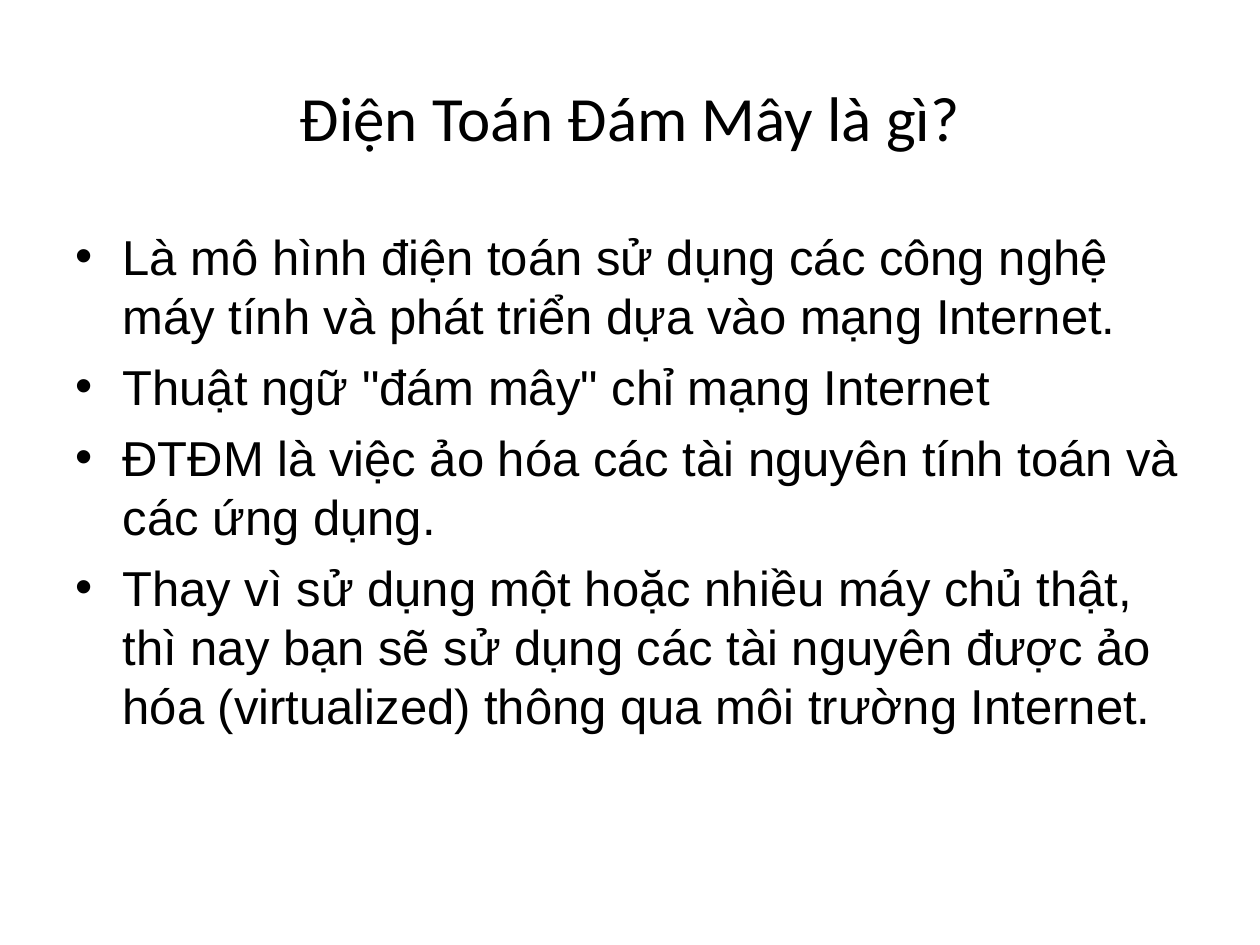
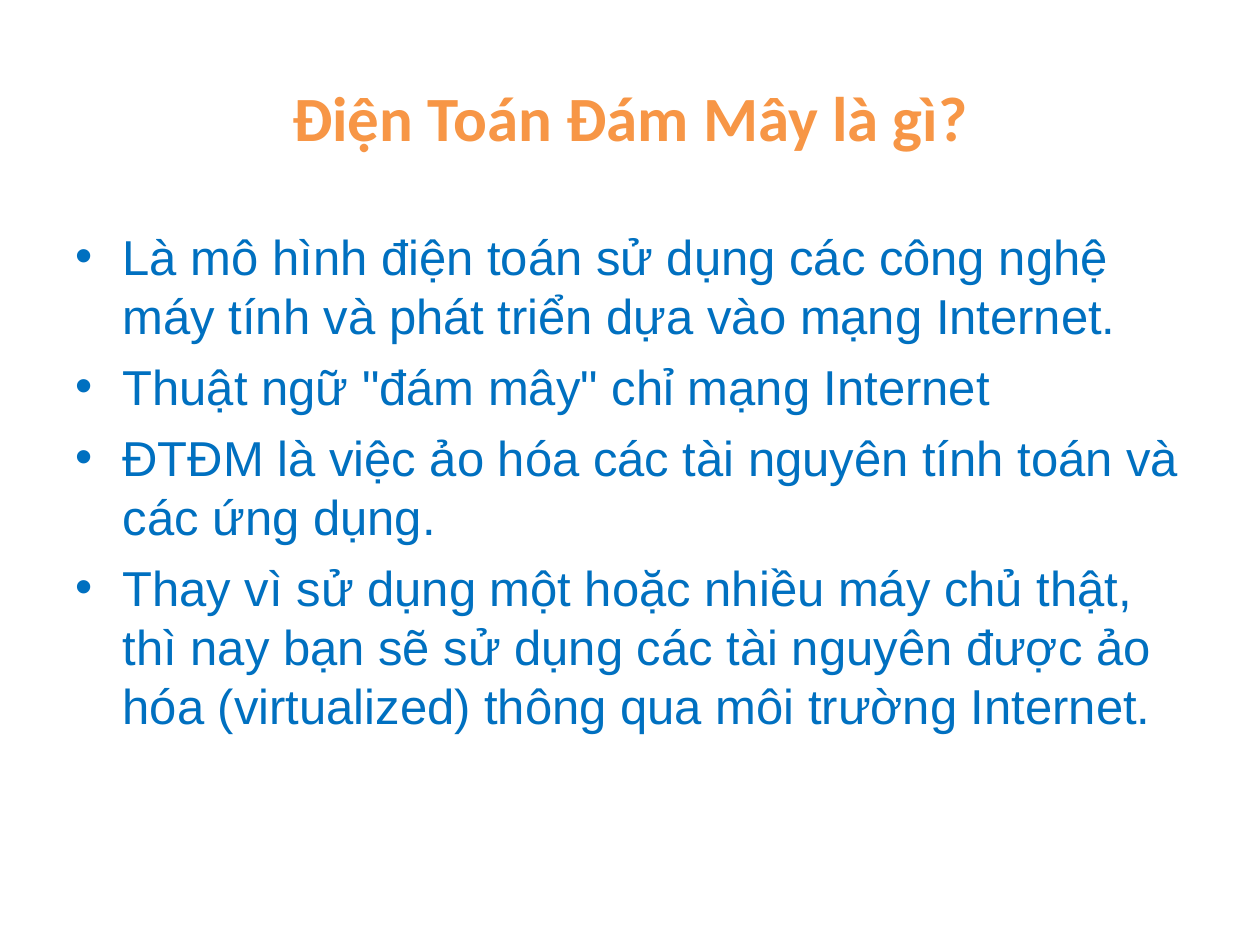
Before and after one commit to ndlongit/longnd-data, a slide deck: slide 4 of Temp/Bai tap ky nang - NDL.ppt. Drawn at 1260x945 pixels with LibreOffice and Linux fonts; fonts in the diff are those of the drawing. Boxes give left, top, right and bottom in pixels: in the first picture for what was removed or moved away, otherwise in the second. Text is boxed around its words. In the diff, an @@ line names an element or a change of style, - is before the commit and + after.

Commit message:
Color

```diff
--- a/Temp/Bai tap ky nang - NDL.ppt
+++ b/Temp/Bai tap ky nang - NDL.ppt
@@ title "Điện Toán Đám Mây là ..." at box(292, 97, 967, 152): text colour #000000 to #F79646, bold on @@
@@ text "Là mô hình điện toán ..." at box(123, 238, 1178, 734): text colour #000000 to #0070C0; bullet colour #000000 to #0070C0 @@
```
Also in this commit, not shown: 8 other slides changed, 6 slides added, 1 slide removed.
